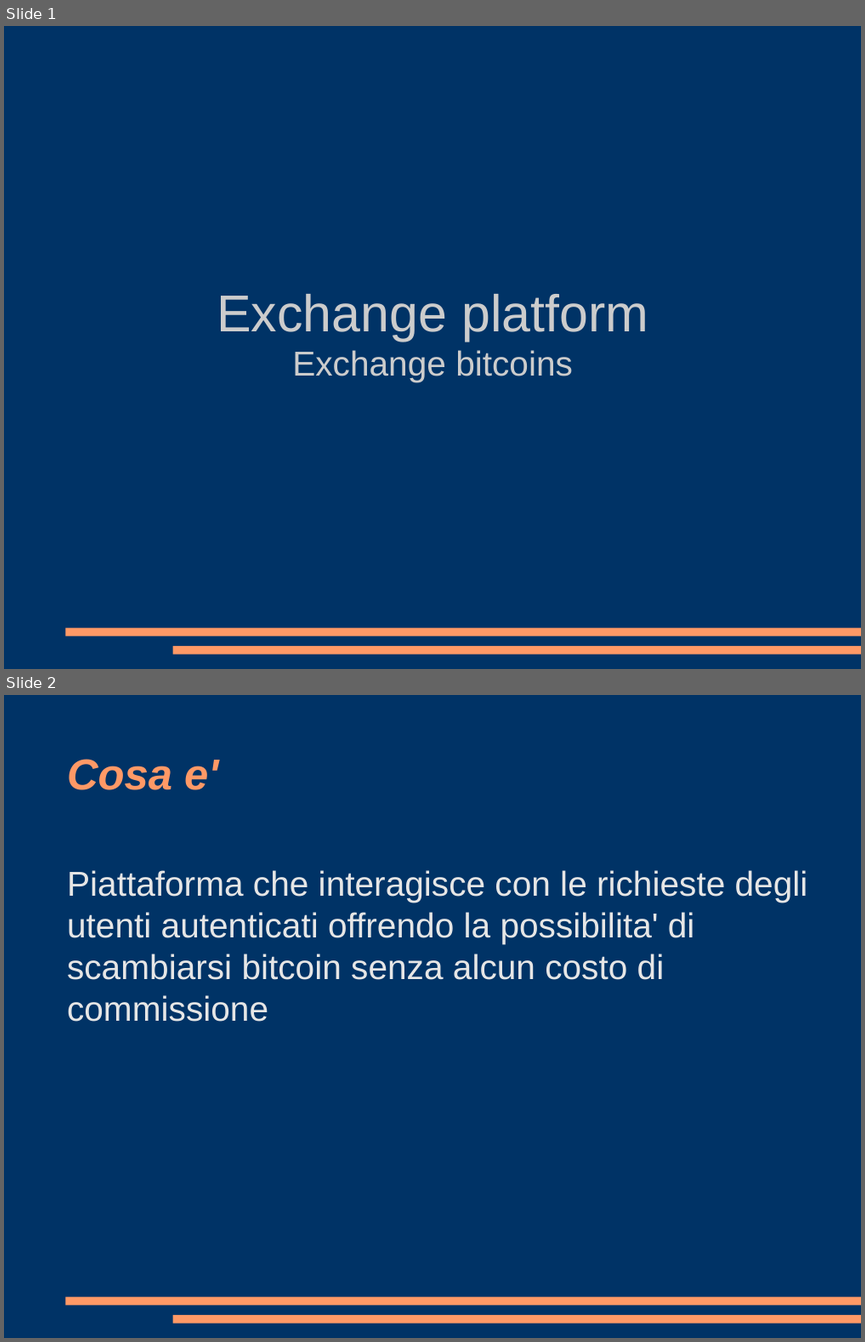
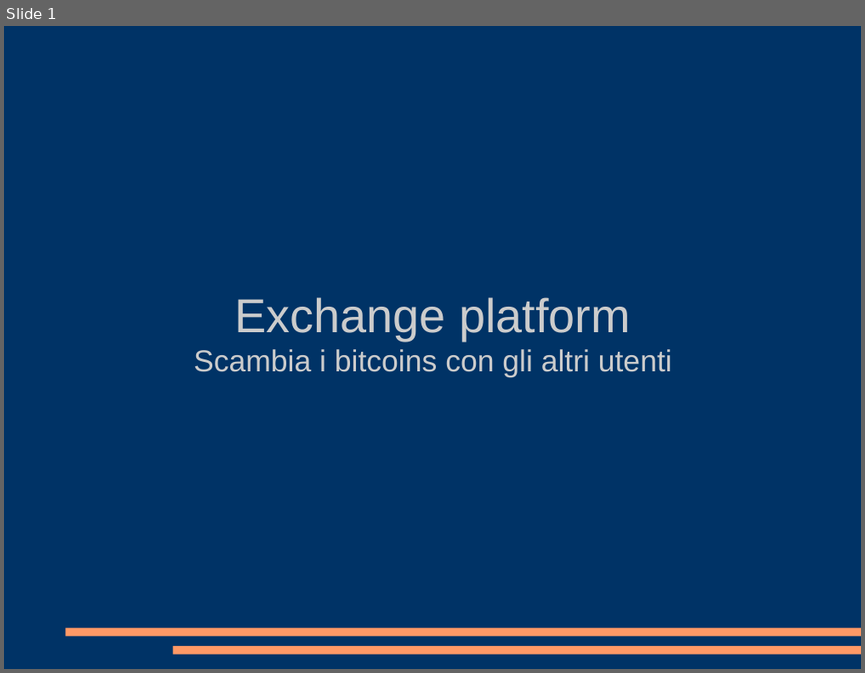
Before and after one commit to fachinmax/exchange_platform, a slide deck: presentazione.odp. Shown one above the other, each under a label of ours: slides 1 and 2 before the commit, slide 1 after it. The pictures are 865x1342 and 865x673 pixels, drawn with LibreOffice and Linux fonts; fonts in the diff are those of the drawing. Boxes give left, top, right and bottom in pixels: in the first picture for what was removed or moved away, otherwise in the second. Text is boxed around its words. In the diff, an @@ line names an element or a change of style, - is before the commit and + after.

```diff
--- a/presentazione.odp
+++ b/presentazione.odp
@@ slide 2 removed at [4, 695, 861, 1338], background #003366; not listed: 2 template elements that a slide beside it also shows @@
@@ title removed at [67, 759, 218, 790] @@
-Cosa e'
@@ text removed at [67, 870, 808, 1021] @@
-Piattaforma che interagisce con le richieste degli utenti autenticati offrendo la possibilita' di scambiarsi bitcoin senza alcun costo di commissione
@@ slide 1 changed as well @@
@@ subtitle at [234, 297, 630, 340]: size 48 to 44 pt in "Exchange platform" @@
@@ subtitle at [194, 349, 672, 378]: text changed; size 32 to 28 pt @@
-Exchange bitcoins
+Scambia i bitcoins con gli altri utenti
```
Also in this commit, not shown: 4 other slides changed, 6 slides added.
